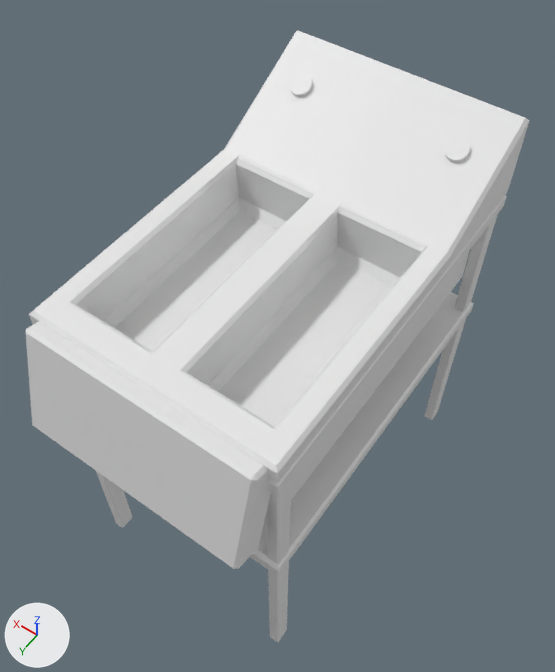
What one commit did to the FBX model Assets/Prefabs/Pj assets/Fryer.fbx.
Camera for both pictures: a 50 mm camera at (-2.66, -0.158, 2.092) aimed at (-1.971, -1.123, 0.575). Arrows for +X, +Y and +Z are at lower left; the lights stay in place. Where no turn or scale is listed for an object, it has been applied to the vertices.
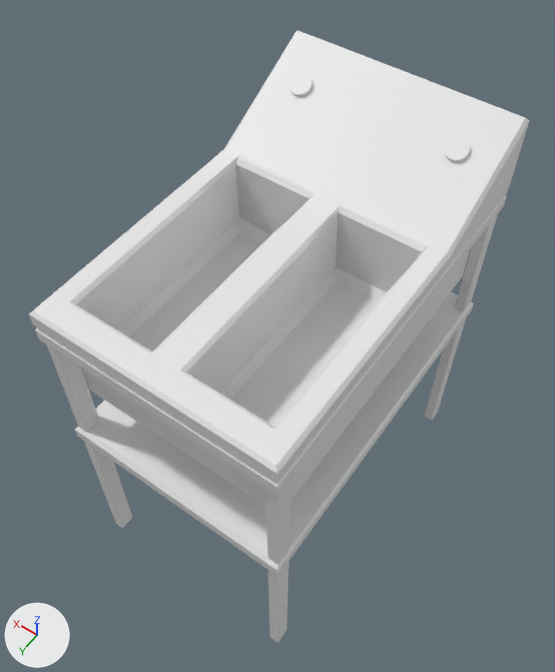
The edits, one by one:
me_mesh has 198 vertices, 196 faces and spans x -0.299..0.301, y -0.459..0.459, z -0.131..0.161.
me_mesh is used by ob_polysurface80; location (-2.003, -1.119, 0.934).
me_mesh part 1: all 34 vertices in x -0.242..0.244, y -0.139..0.387, z -0.131..-0.112 are moved by (0.0, 0.0, -0.067).
Mesh me_mesh_002_1 is new.
It is a copy of me_mesh_004.
Object 'pCube72' (ob_pcube72) is deleted.
Object 'pCylinder14' (ob_pcylinder14) now shows me_mesh_002_1 instead of me_mesh_003.

Location of each change, [x1, y1, x2, y2] in pixels of the pictures (555 x 672 px; the box of a moved part takes in the faces that stretch with it):
'pCube72', deleted: before [26, 321, 271, 569]
part 1 of me_mesh, moved or reshaped: [76, 164, 422, 427] in both
